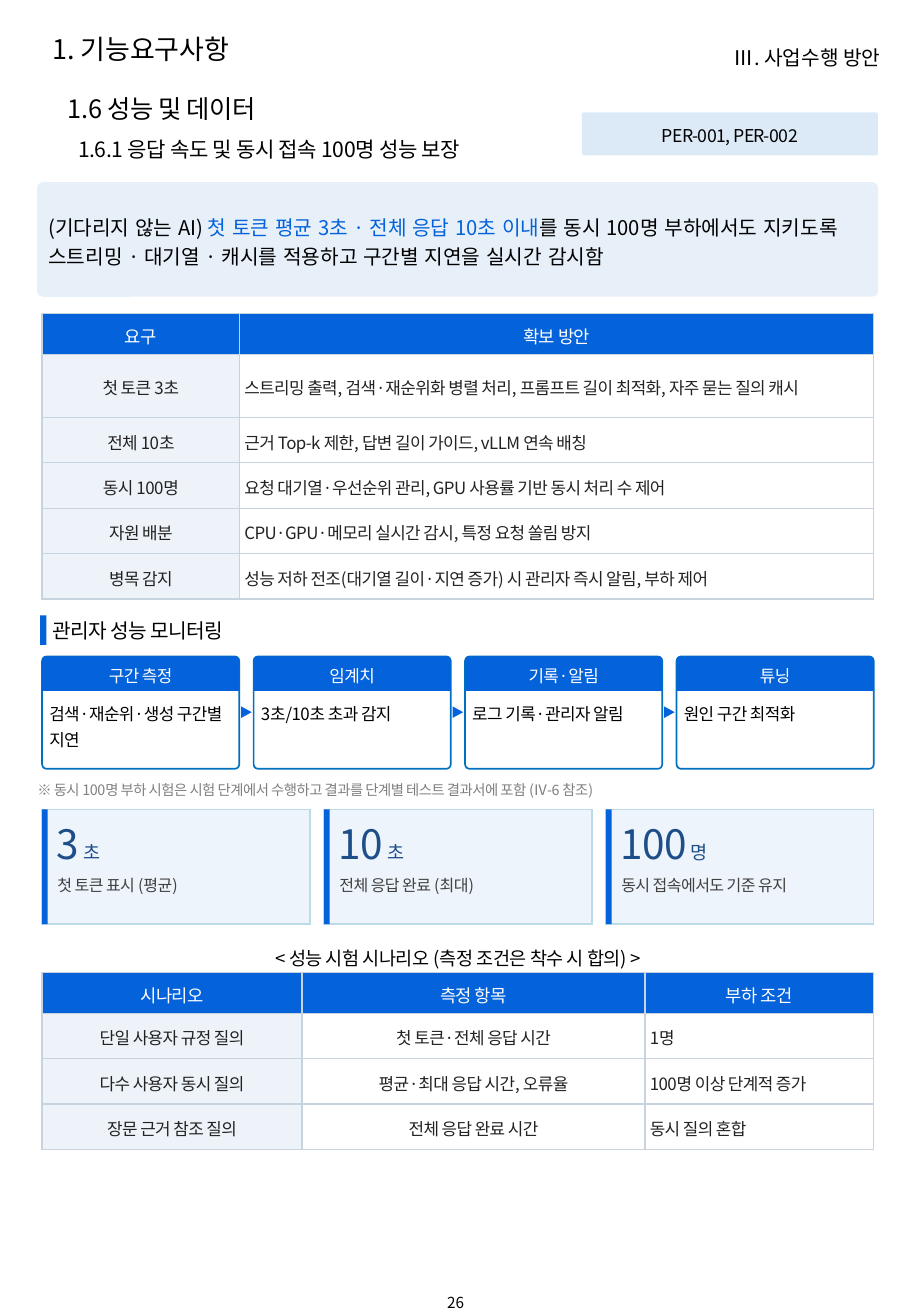
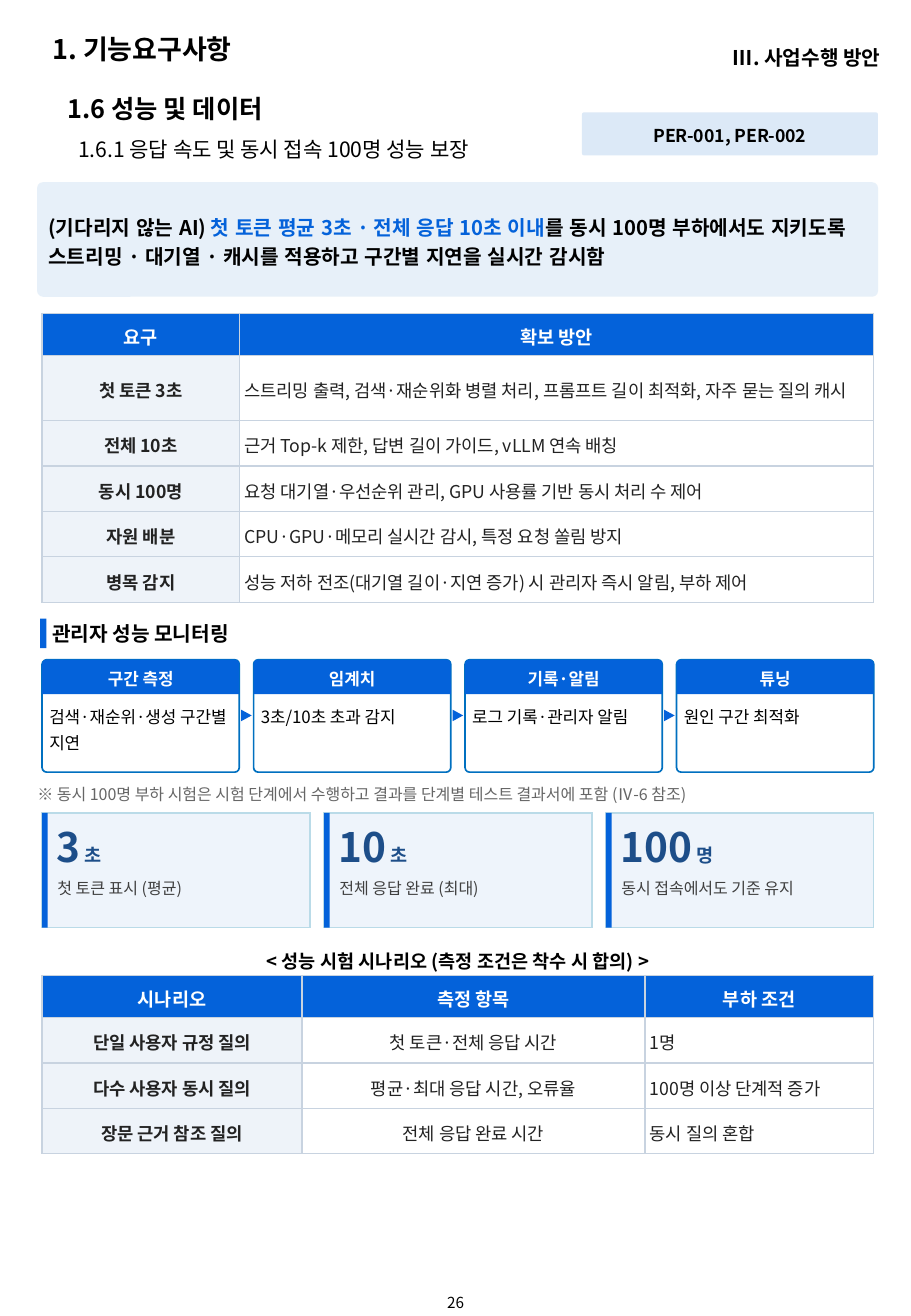
Before and after one commit to hwangsteeve-tech/hbjw, a slide deck: slide 26 of proposals/2026-08_kribb-ai-platform/kribb_proposal.pptx. Drawn at 911x1316 pixels with LibreOffice and Linux fonts; fonts in the diff are those of the drawing; background and template pictures are left out. Boxes give left, top, right and bottom in pixels: in the first picture for what was removed or moved away, otherwise in the second. Text is boxed around its words. In the diff, an @@ line names an element or a change of style, - is before the commit and + after.

```diff
--- a/proposals/2026-08_kribb-ai-platform/kribb_proposal.pptx
+++ b/proposals/2026-08_kribb-ai-platform/kribb_proposal.pptx
@@ text "1.6 성능 및 데이터" at (x1=68, y1=96, x2=263, y2=121): letter spacing -0.2 to 0 pt, bold on @@
@@ text "1.6.1 응답 속도 및 동시 ..." at (x1=78, y1=139, x2=469, y2=159): letter spacing -0.2 to 0 pt @@
@@ bold on in 3 elements at (x1=52, y1=36, x2=232, y2=62), (x1=733, y1=48, x2=880, y2=67), (x1=38, y1=182, x2=878, y2=296) @@
@@ table at (x1=43, y1=313, x2=875, y2=602) @@
@@ size 10.5 to 11 pt in "요구", "확보 방안" @@
@@ letter spacing -0.3 to 0 pt, size 10 to 10.5 pt @@
@@ bold on in "요구", "확보 방안", "첫 토큰 3초", "전체 10초" and 3 more places @@
@@ letter spacing -0.3 to 0 pt in 7 elements at (x1=57, y1=880, x2=182, y2=897), (x1=339, y1=880, x2=478, y2=897), (x1=621, y1=880, x2=793, y2=896), (x1=49, y1=709, x2=226, y2=751), (x1=261, y1=709, x2=396, y2=726), (x1=472, y1=709, x2=628, y2=725), (x1=684, y1=709, x2=799, y2=725) @@
@@ text "※ 동시 100명 부하 시험은 ..." at (x1=57, y1=786, x2=686, y2=803): size 8.5 to 9.5 pt, text colour #808080 to #666666, letter spacing -0.3 to 0 pt @@
@@ 6 rectangles, 4 round same rects, 4 rounded rectangles, 3 triangles moved together from (x1=43, y1=656, x2=873, y2=923) to (x1=43, y1=660, x2=873, y2=927) @@
@@ letter spacing -0.3 to 0 pt, bold on in 10 elements at (x1=582, y1=113, x2=878, y2=155), (x1=282, y1=952, x2=634, y2=972), (x1=43, y1=660, x2=239, y2=694), (x1=254, y1=660, x2=451, y2=694), (x1=465, y1=660, x2=662, y2=694), (x1=677, y1=660, x2=873, y2=694), (x1=52, y1=624, x2=228, y2=643), (x1=56, y1=831, x2=102, y2=863), (x1=338, y1=831, x2=407, y2=863), (x1=620, y1=831, x2=713, y2=864) @@
@@ table at (x1=43, y1=975, x2=873, y2=1154) @@
@@ size 10.5 to 11 pt in "시나리오", "측정 항목", "부하 조건" @@
@@ letter spacing -0.3 to 0 pt @@
@@ bold on in "시나리오", "측정 항목", "부하 조건", "단일 사용자 규정 질의" and 2 more places @@
@@ size 10 to 10.5 pt in "단일 사용자 규정 질의", "첫 토큰·전체 응답 시간", "1명", "다수 사용자 동시 질의" and 5 more places @@
```
Also in this commit, not shown: 42 other slides changed, 19 other files.
